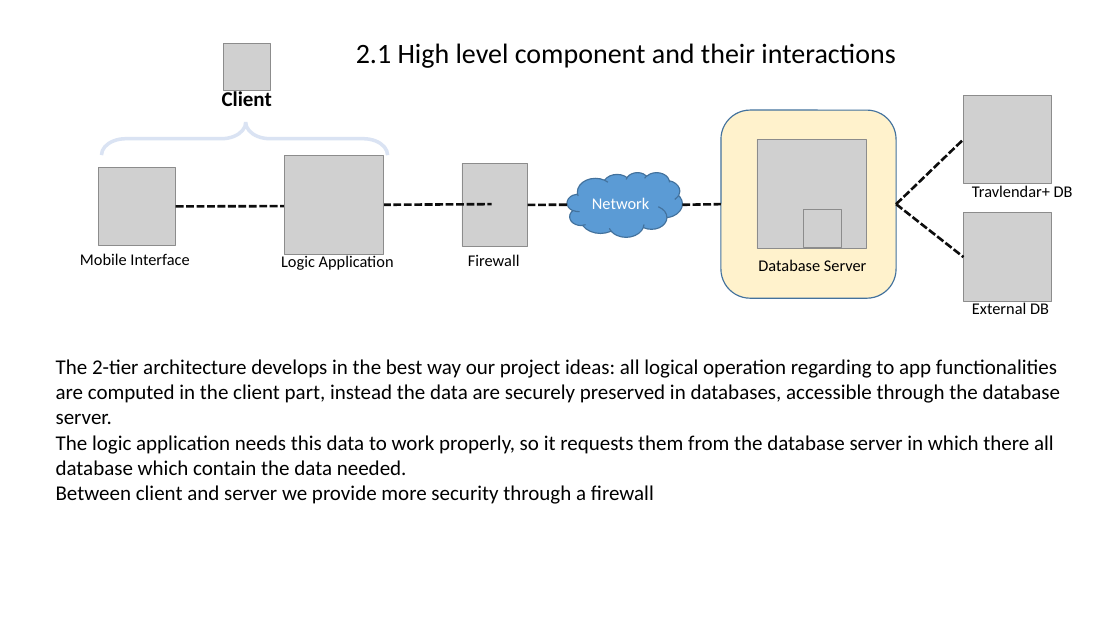
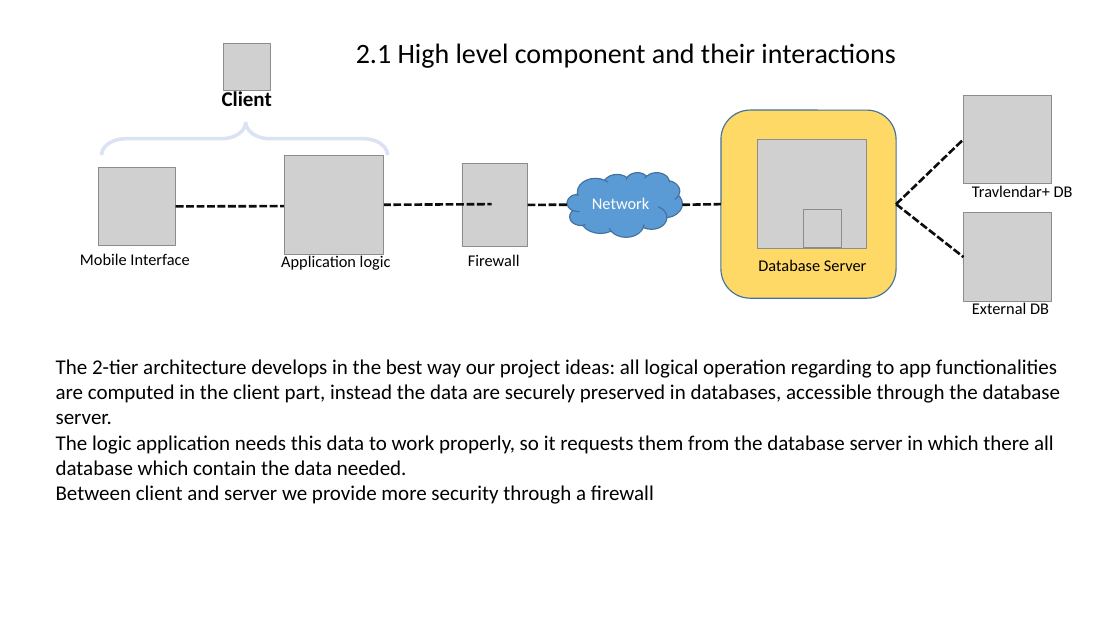
Before and after one commit to AndreaMazzeo289/RASD_DD_Travlendar, a slide deck: slide 1 of Design Documents/Architecture.pptx. Drawn at 1120x630 pixels with LibreOffice and Linux fonts; fonts in the diff are those of the drawing; grey boxes stand for pictures. Boxes give left, top, right and bottom in pixels: in the first picture for what was removed or moved away, otherwise in the second. Text is boxed around its words. In the diff, an @@ line names an element or a change of style, - is before the commit and + after.

```diff
--- a/Design Documents/Architecture.pptx
+++ b/Design Documents/Architecture.pptx
@@ rounded rectangle at [721,110,897,298]: fill #FFF2CC to #FFD966 @@
@@ text at [281,254,391,270]: text changed @@
-Logic Application
+Application logic
```
Also in this commit, not shown: 1 other slide changed, 1 slide added.
